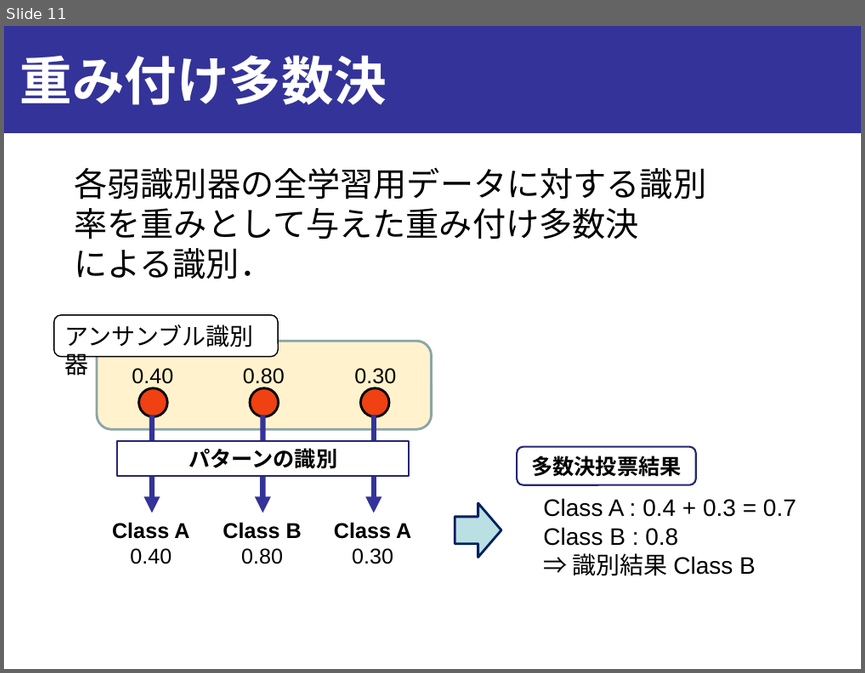
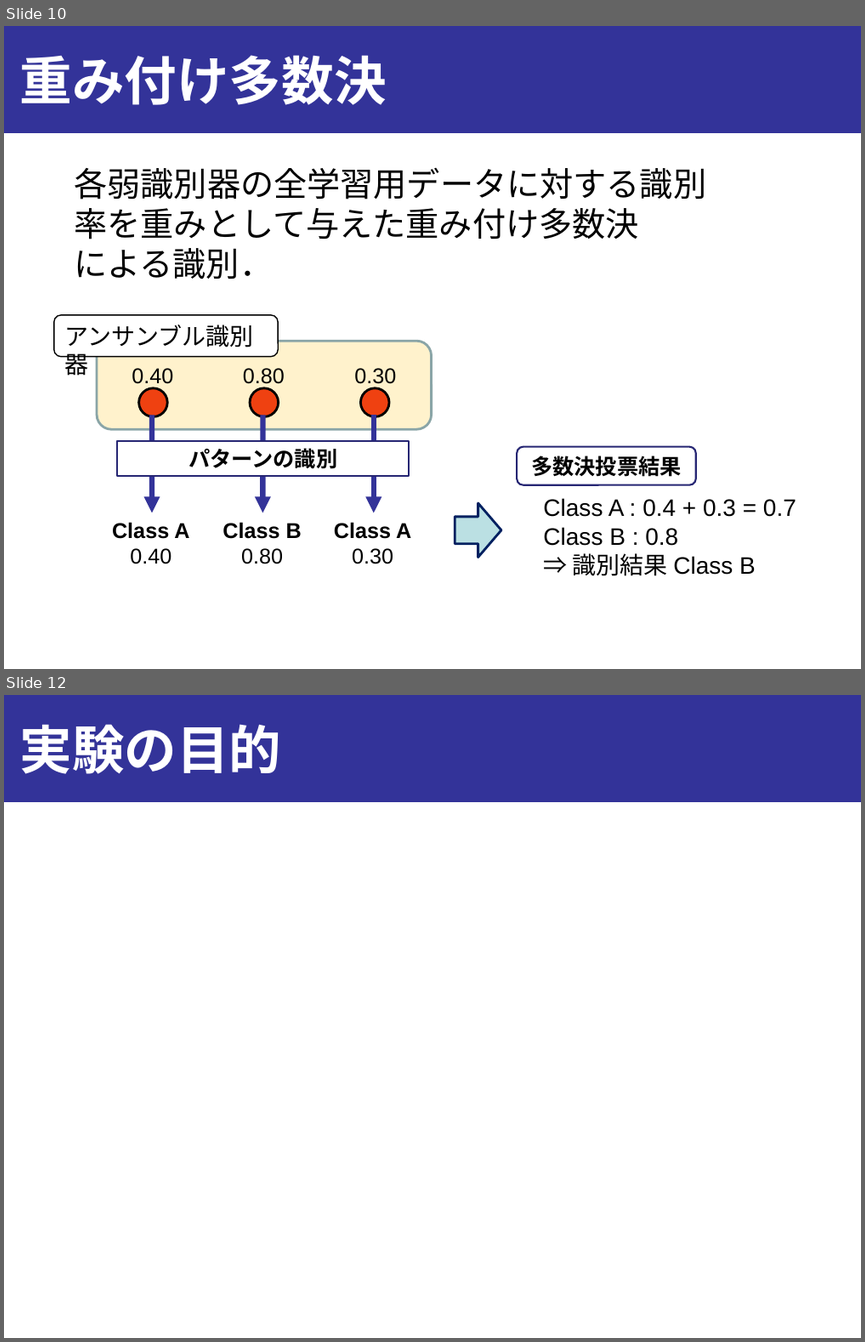
Before and after one commit to onikUone/Junior_slides, a slide deck: Junior_下書き.pptx. Shown one above the other, each under a label of ours: slide 11 before the commit, slides 10 and 12 after it; the slides between them are not shown. The pictures are 865x673 and 865x1342 pixels, drawn with LibreOffice and Linux fonts; fonts in the diff are those of the drawing. Boxes give left, top, right and bottom in pixels: in the first picture for what was removed or moved away, otherwise in the second. Text is boxed around its words. In the diff, an @@ line names an element or a change of style, - is before the commit and + after.

```diff
--- a/Junior_下書き.pptx
+++ b/Junior_下書き.pptx
@@ slide 12 added at (x1=4, y1=695, x2=861, y2=1338), background #FFFFFF; not listed: 1 template element that a slide beside it also shows @@
@@ title added at (x1=19, y1=724, x2=281, y2=774), 44 pt, text #FFFFFF, bold @@
+実験の目的
@@ what was slide 11 is now slide 10 @@
```
Also in this commit, not shown: 4 slides changed, 7 other slides added, 6 other files.
